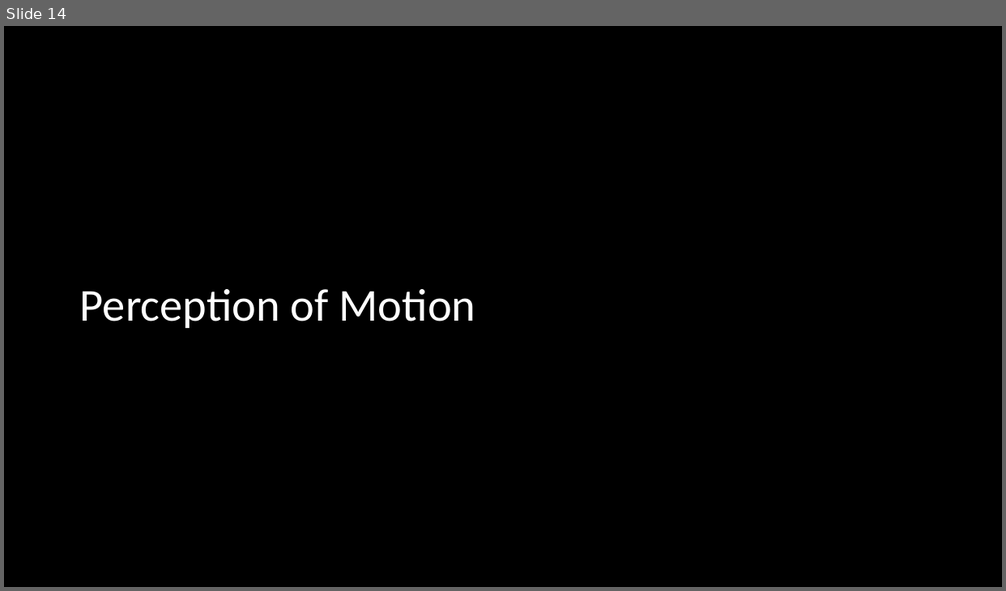
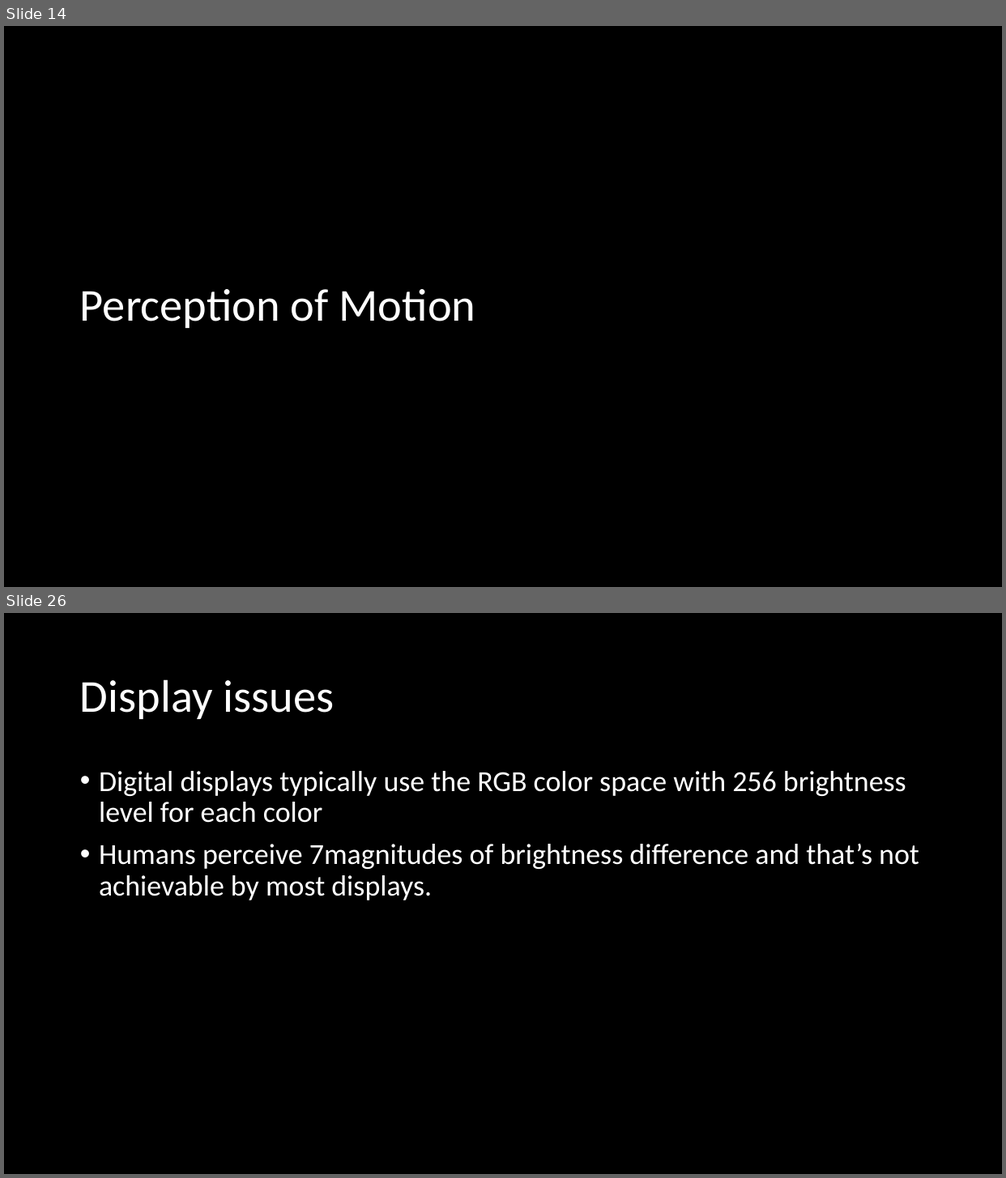
Before and after one commit to haelmic3/Graphics2, a slide deck: slides/Chapter 6.pptx. Shown one above the other, each under a label of ours: slide 14 before the commit, slides 14 and 26 after it; the slides between them are not shown. The pictures are 1006x591 and 1006x1178 pixels, drawn with LibreOffice and Linux fonts; fonts in the diff are those of the drawing. Boxes give left, top, right and bottom in pixels: in the first picture for what was removed or moved away, otherwise in the second. Text is boxed around its words. In the diff, an @@ line names an element or a change of style, - is before the commit and + after.

```diff
--- a/slides/Chapter 6.pptx
+++ b/slides/Chapter 6.pptx
@@ slide 26 added at box(4, 613, 1002, 1174), background #FFFFFF @@
@@ title added at box(80, 679, 334, 719), 44 pt, text #000000 @@
+Display issues
@@ text added at box(99, 771, 919, 901), 28 pt, text #000000 @@
+• Digital displays typically use the RGB color space with 256 brightness level for each color
+• Humans perceive 7magnitudes of brightness difference and that’s not achievable by most displays.
```
Also in this commit, not shown: 14 other slides changed, 10 other slides added, 3 other files.
